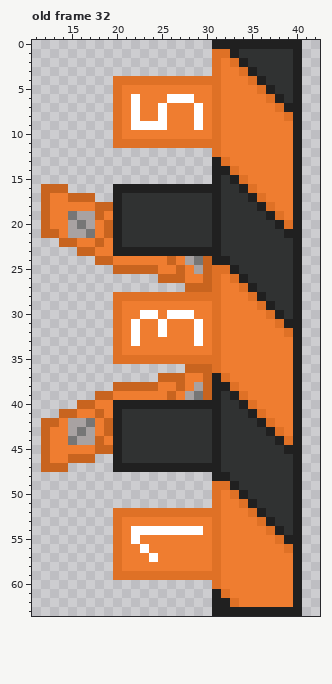
Pixel-art file -- laser.aseprite. Above: the version before the commit.
64x64 pixels, 32 frames. Colours within 5 levels of each other are drawn and written as one. Shown: old frame 32: x 11..42, y 0..63. The commit also changed other frames, which this record leaves out.
New version:
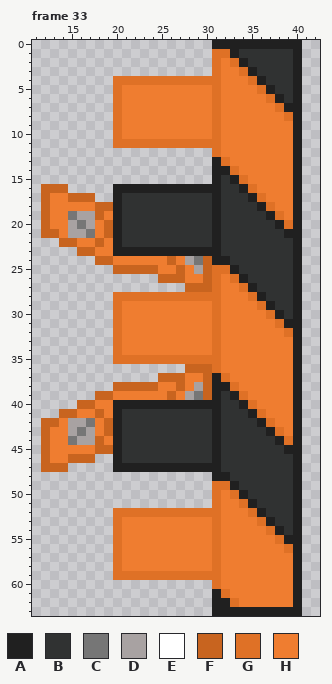
Palette (. is transparent): A #202020  B #303232  C #767676  D #a8a2a2  E #ffffff  F #c8641f  G #df7126  H #ef7d30
A new or re-ordered frame is compared with the old frame closest to it.
From old to new:
frames 32 -> 34
Frame 33 is new; against old frame 32:
The edit turns colour E into colour H in row 6 at x 22 and 26 to 28; in rows 7 to 8 at x 22, 25 and 29; in row 9 at x 22 to 25 and 29; in row 30 at x 23 to 24 and 26 to 28; in rows 31 to 32 at x 22, 25 and 29; in row 33 at x 22 and 29.
The edit turns colour E into colour H in row 54 at x 22 to 29; in row 55 at x 22; in row 56 at x 23; in row 57 at x 24.
Where, in picture pixels (left, top, right, bottom), the same in both pictures:
changed: (131, 94, 203, 130)
changed: (131, 310, 203, 346)
changed: (131, 526, 203, 562)
